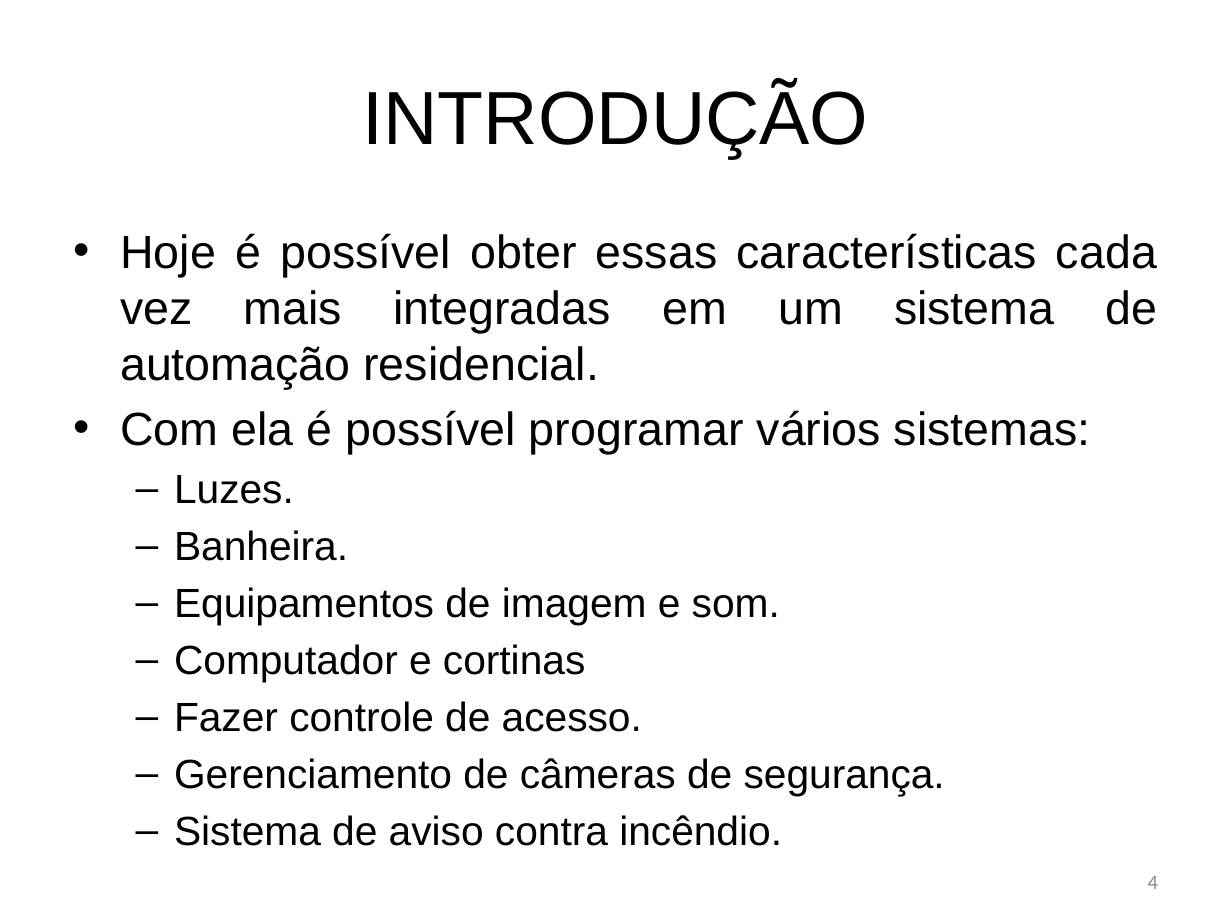
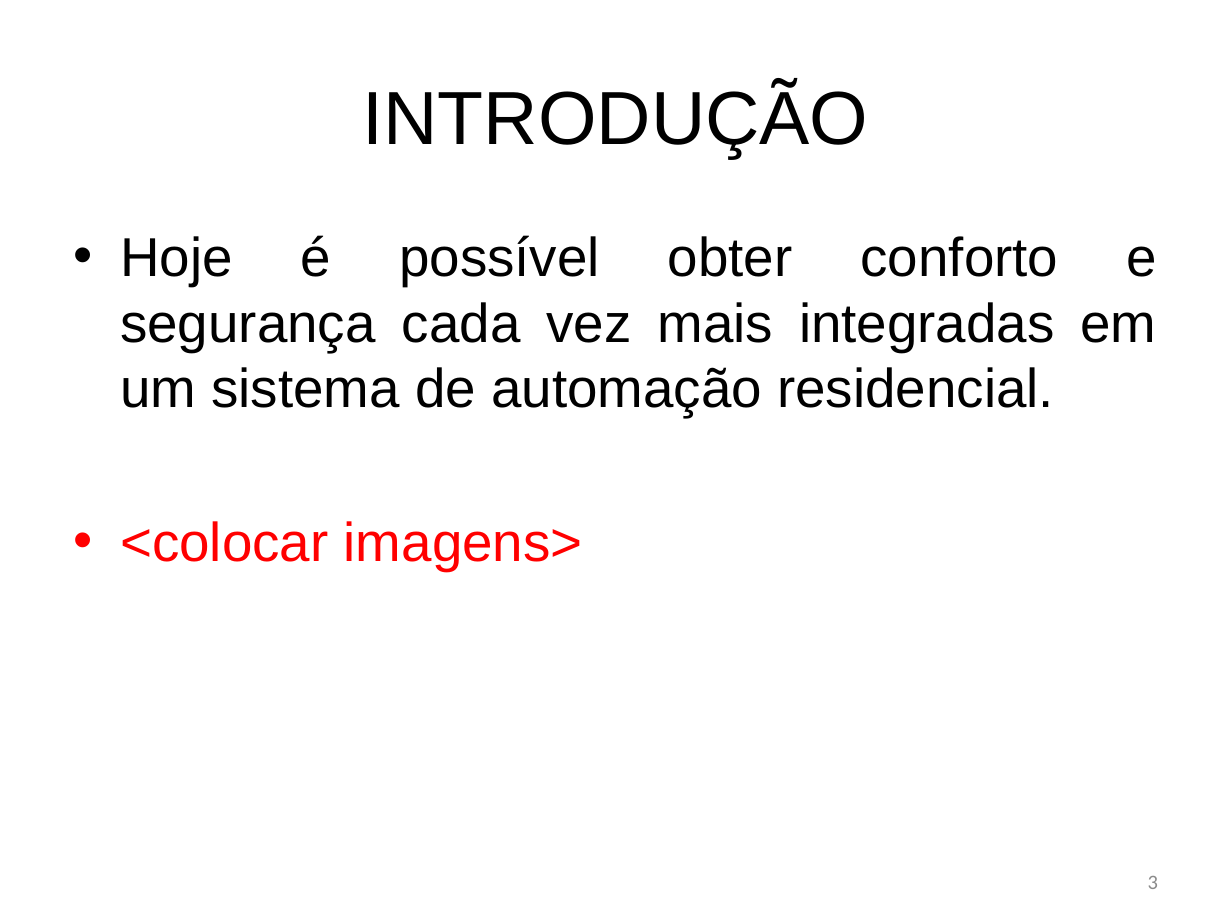
Before and after one commit to bengelbert/ifsc, a slide deck: slide 3 of tcc/docs/monograph.pptx (slide 4 before the commit). Drawn at 1232x924 pixels with LibreOffice and Linux fonts; fonts in the diff are those of the drawing. Boxes give left, top, right and bottom in pixels: in the first picture for what was removed or moved away, otherwise in the second. Text is boxed around its words. In the diff, an @@ line names an element or a change of style, - is before the commit and + after.

```diff
--- a/tcc/docs/monograph.pptx
+++ b/tcc/docs/monograph.pptx
@@ text at (120, 235, 1157, 571): text changed; size 23.8 to 32 pt @@
-• Hoje é possível obter essas características cada vez mais integradas em um sistema de automação residencial.
-• Com ela é possível programar vários sistemas:
-  – Luzes.
-  – Banheira.
-  – Equipamentos de imagem e som.
-  – Computador e cortinas
-  – Fazer controle de acesso.
-  – Gerenciamento de câmeras de segurança.
-  – Sistema de aviso contra incêndio.
+• Hoje é possível obter conforto e segurança cada vez mais integradas em um sistema de automação residencial.
+• <colocar imagens>
@@ page number at (1148, 876, 1158, 889): text changed @@
-4
+3
```
Also in this commit, not shown: 7 other slides changed, 1 slide added, 30 slides removed, 1 other file.
